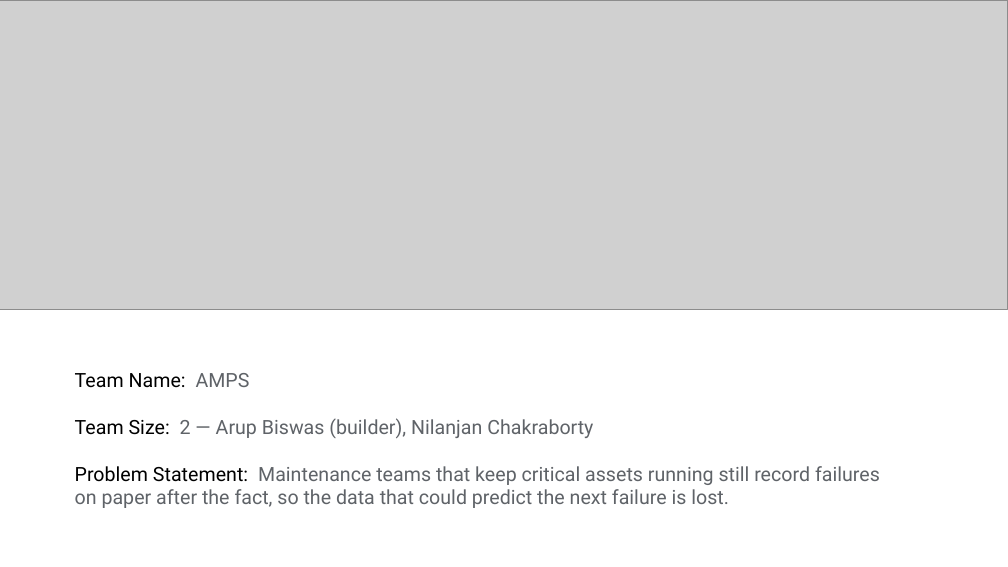
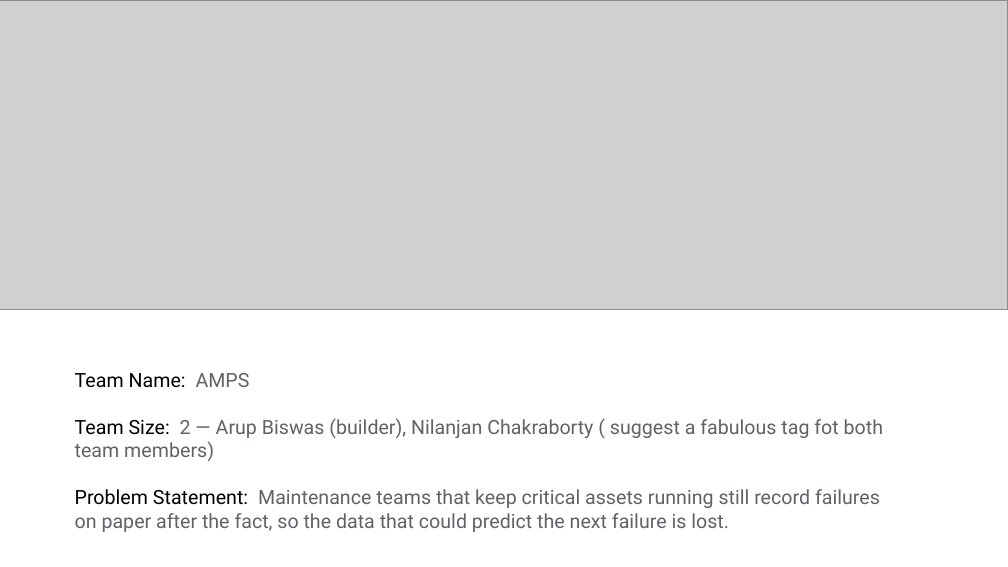
Before and after one commit to biniyognet/amps, a slide deck: slide 1 of deck/AMPS_submission_deck.pptx. Drawn at 1008x567 pixels with LibreOffice and Linux fonts; fonts in the diff are those of the drawing; grey boxes stand for pictures. Boxes give left, top, right and bottom in pixels: in the first picture for what was removed or moved away, otherwise in the second. Text is boxed around its words. In the diff, an @@ line names an element or a change of style, - is before the commit and + after.

```diff
--- a/deck/AMPS_submission_deck.pptx
+++ b/deck/AMPS_submission_deck.pptx
@@ text at (75,418,883,461): text changed @@
-Team Size: 2 — Arup Biswas (builder), Nilanjan Chakraborty
+Team Size: 2 — Arup Biswas (builder), Nilanjan Chakraborty ( suggest a fabulous tag fot both team members)
```
Also in this commit, not shown: 1 slide added, 1 other file.
